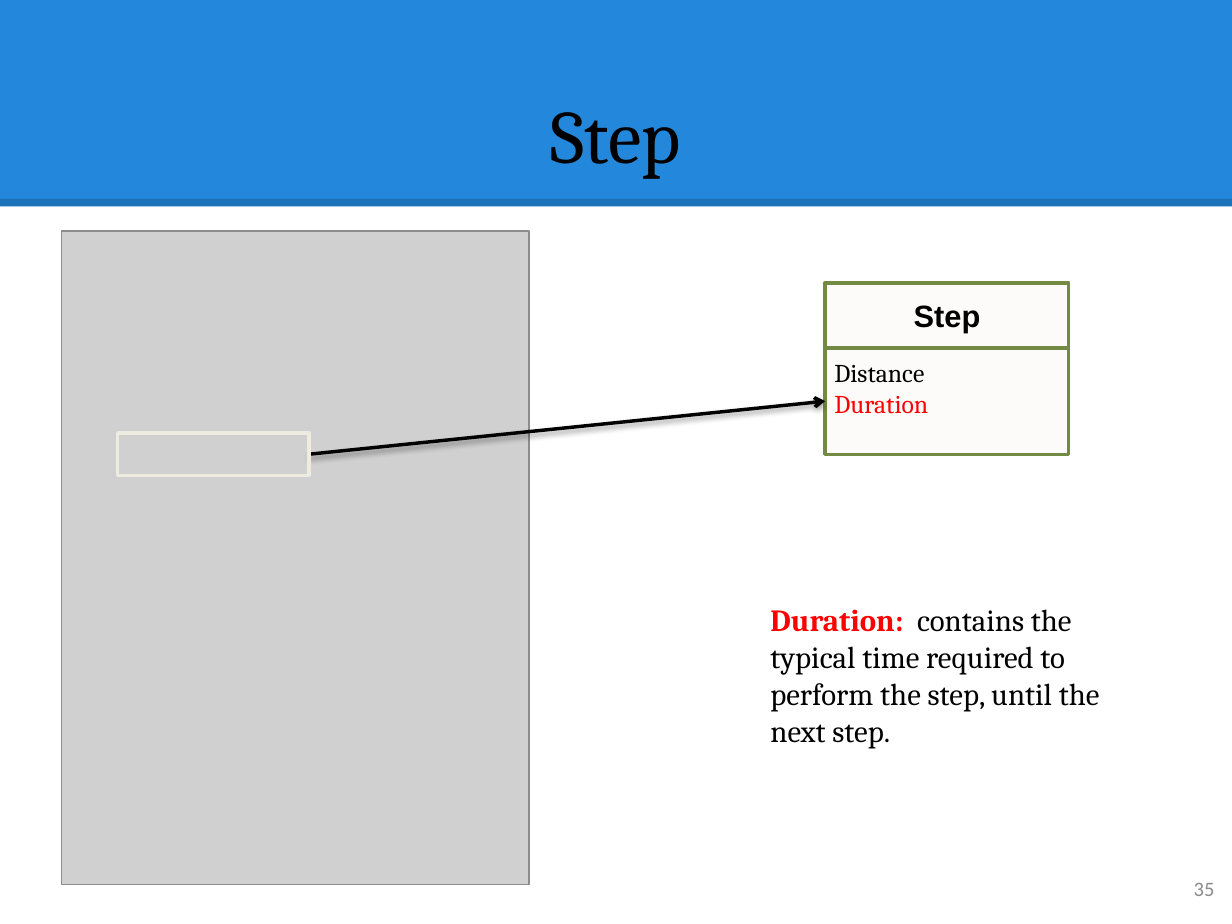
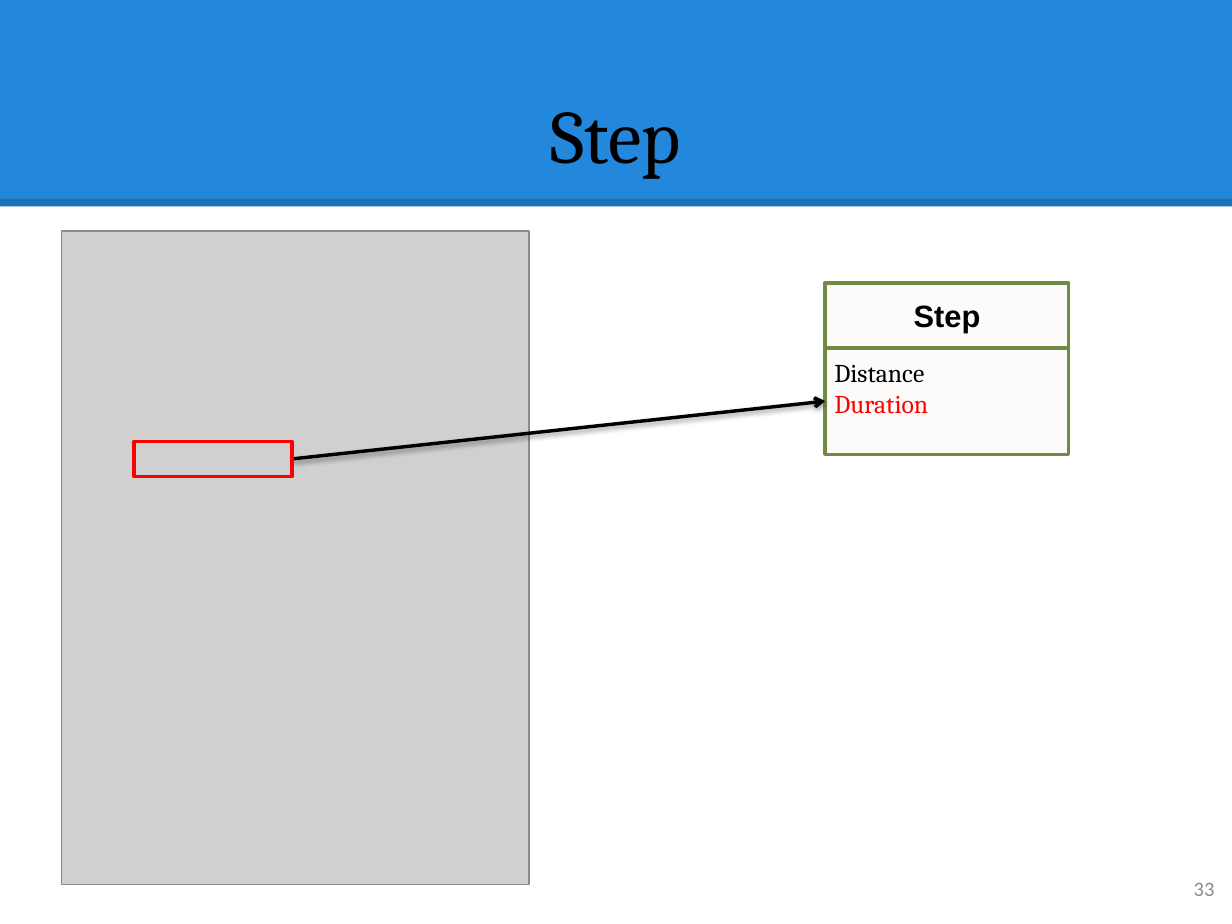
Before and after one commit to hqt/street-router, a slide deck: slide 33 of Document/presentation/ngoan/5 search motorbike.pptx (slide 35 before the commit). Drawn at 1232x924 pixels with LibreOffice and Linux fonts; fonts in the diff are those of the drawing; grey boxes stand for pictures. Boxes give left, top, right and bottom in pixels: in the first picture for what was removed or moved away, otherwise in the second. Text is boxed around its words. In the diff, an @@ line names an element or a change of style, - is before the commit and + after.

```diff
--- a/Document/presentation/ngoan/5 search motorbike.pptx
+++ b/Document/presentation/ngoan/5 search motorbike.pptx
@@ arrow moved from (309, 455) - (825, 402) to (292, 460) - (825, 402) @@
@@ rectangle: place and size @@
-rectangle at [118, 434, 309, 476]
+rectangle at [134, 441, 292, 476]
@@ rectangle at [134, 441, 292, 476]: outline #EEECE1 2 pt to #FF0000 2 pt @@
@@ text removed at [770, 609, 1100, 749] @@
-Duration: contains the typical time required to perform the step, until the next step.
@@ page number at [1194, 883, 1215, 896]: text changed @@
-35
+33
```
Also in this commit, not shown: 14 other slides changed, 15 slides added, 5 slides removed.
